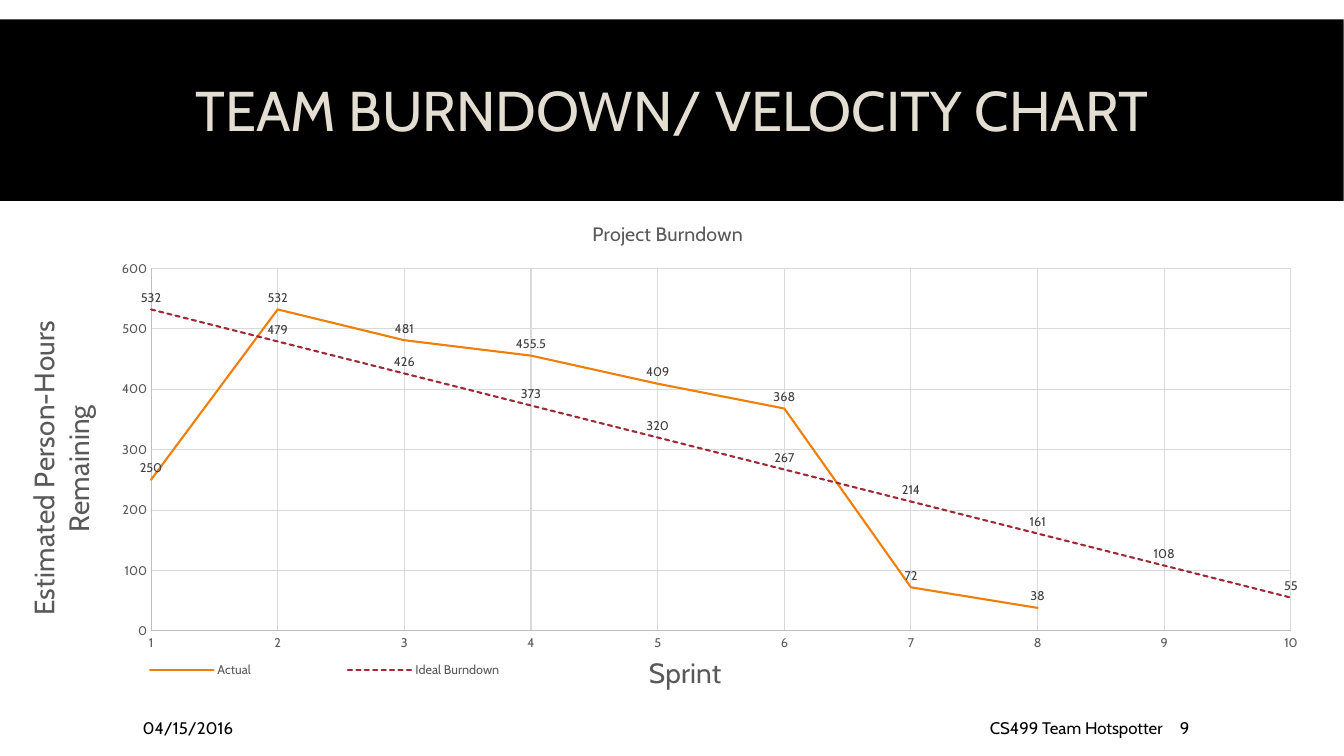
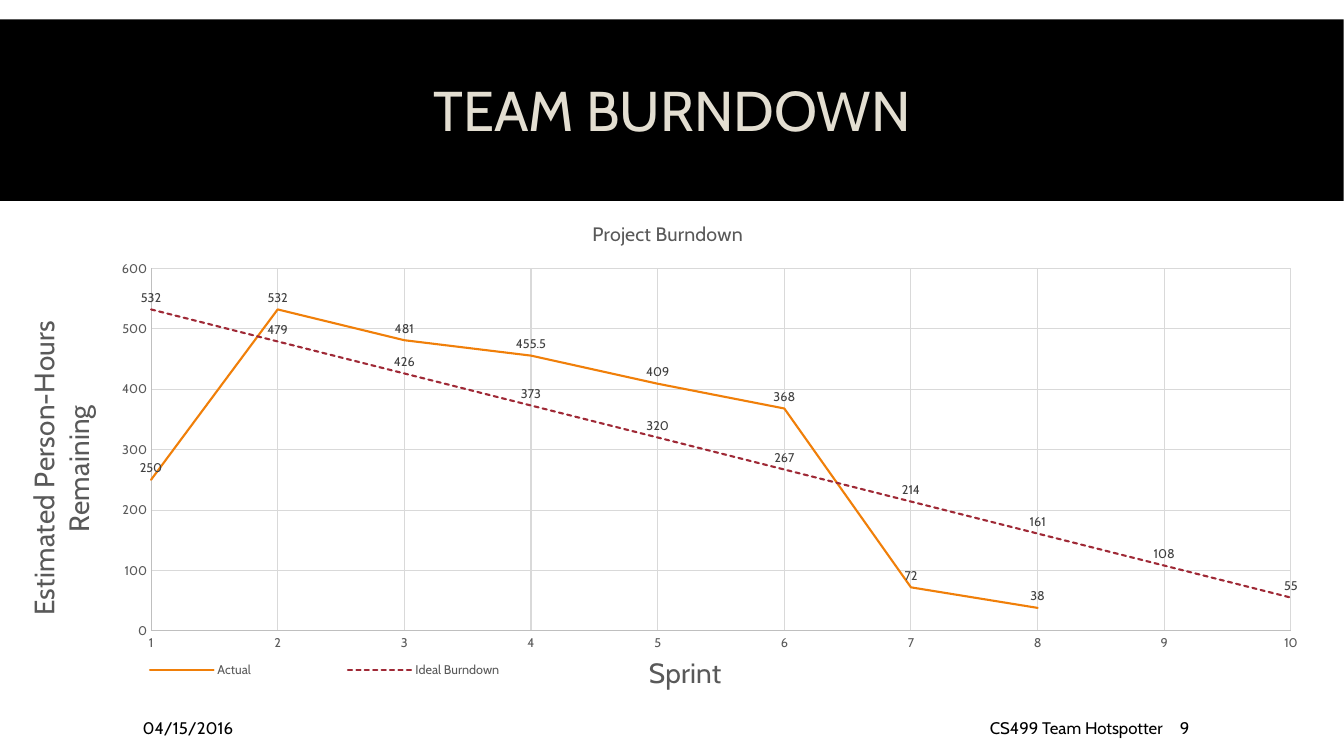
Before and after one commit to spesmit/hotspotter, a slide deck: slide 9 of Documentation/Presentations/CS499 Final Presentation.pptx. Drawn at 1344x756 pixels with LibreOffice and Linux fonts; fonts in the diff are those of the drawing; background and template pictures are left out. Boxes give left, top, right and bottom in pixels: in the first picture for what was removed or moved away, otherwise in the second. Text is boxed around its words. In the diff, an @@ line names an element or a change of style, - is before the commit and + after.

```diff
--- a/Documentation/Presentations/CS499 Final Presentation.pptx
+++ b/Documentation/Presentations/CS499 Final Presentation.pptx
@@ title at (x1=433, y1=91, x2=911, y2=132): text changed @@
-TEAM BURNDOWN/ VELOCITY CHART
+TEAM BURNDOWN
```
Also in this commit, not shown: 7 other slides changed.
